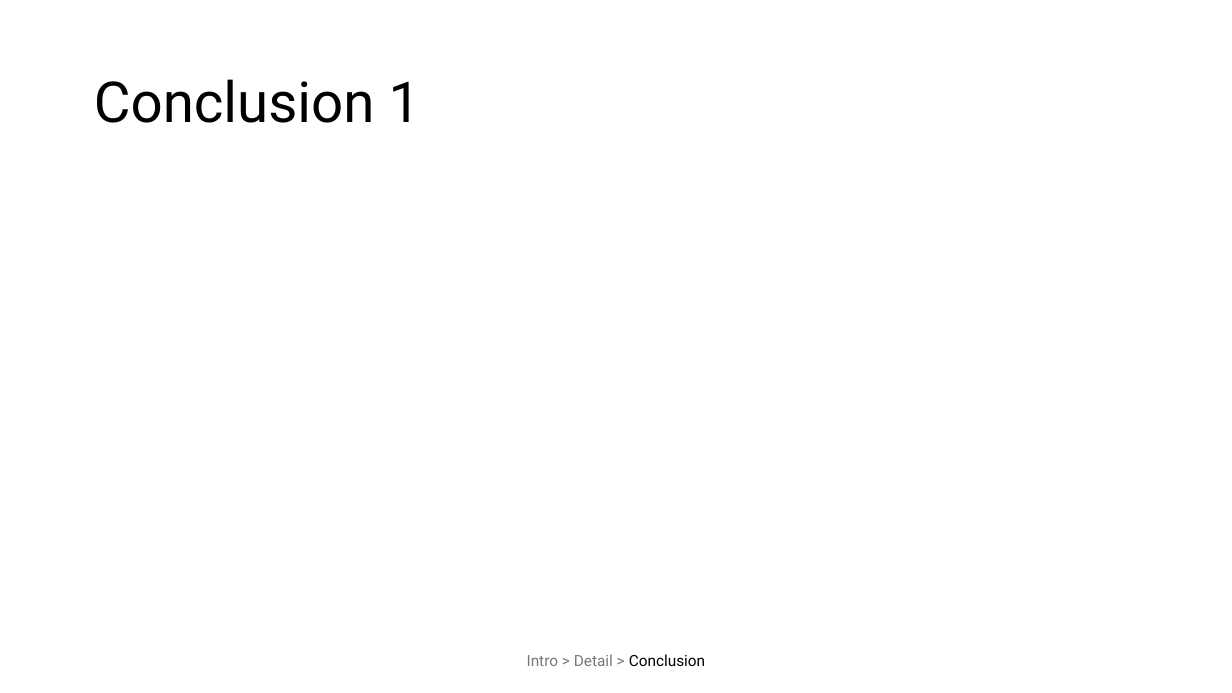
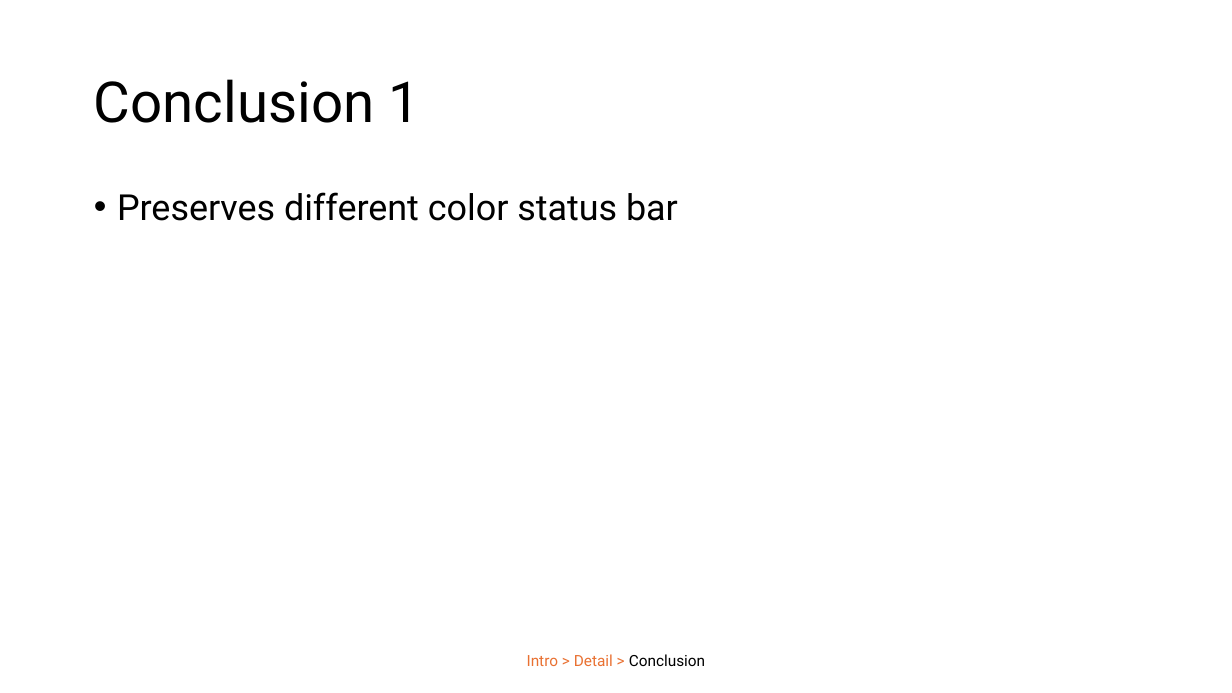
Before and after one commit to Antyos/ppt-section-timeline, a slide deck: slide 5 of SectionStatusBar.pptm. Drawn at 1232x693 pixels with LibreOffice and Linux fonts; fonts in the diff are those of the drawing. Boxes give left, top, right and bottom in pixels: in the first picture for what was removed or moved away, otherwise in the second. Text is boxed around its words. In the diff, an @@ line names an element or a change of style, - is before the commit and + after.

```diff
--- a/SectionStatusBar.pptm
+++ b/SectionStatusBar.pptm
@@ text added at (117, 192, 678, 221), 28 pt, text #000000 @@
+• Preserves different color status bar
@@ text "Intro > Detail > Conclusion" at (527, 654, 705, 666): text colour #797979 to #E97132 in "Intro > Detail >" @@
```
Also in this commit, not shown: 2 other slides changed, 1 slide removed.
